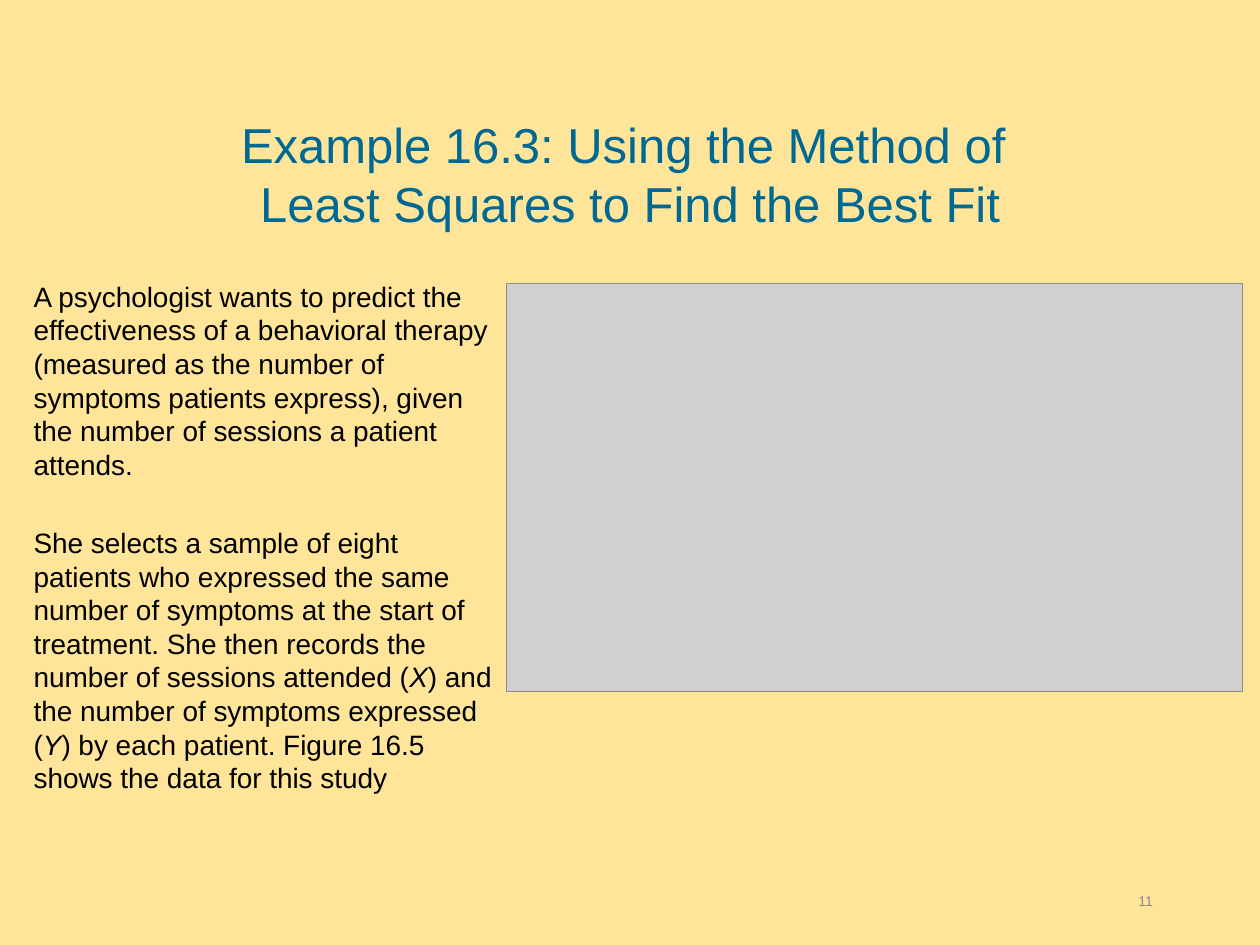
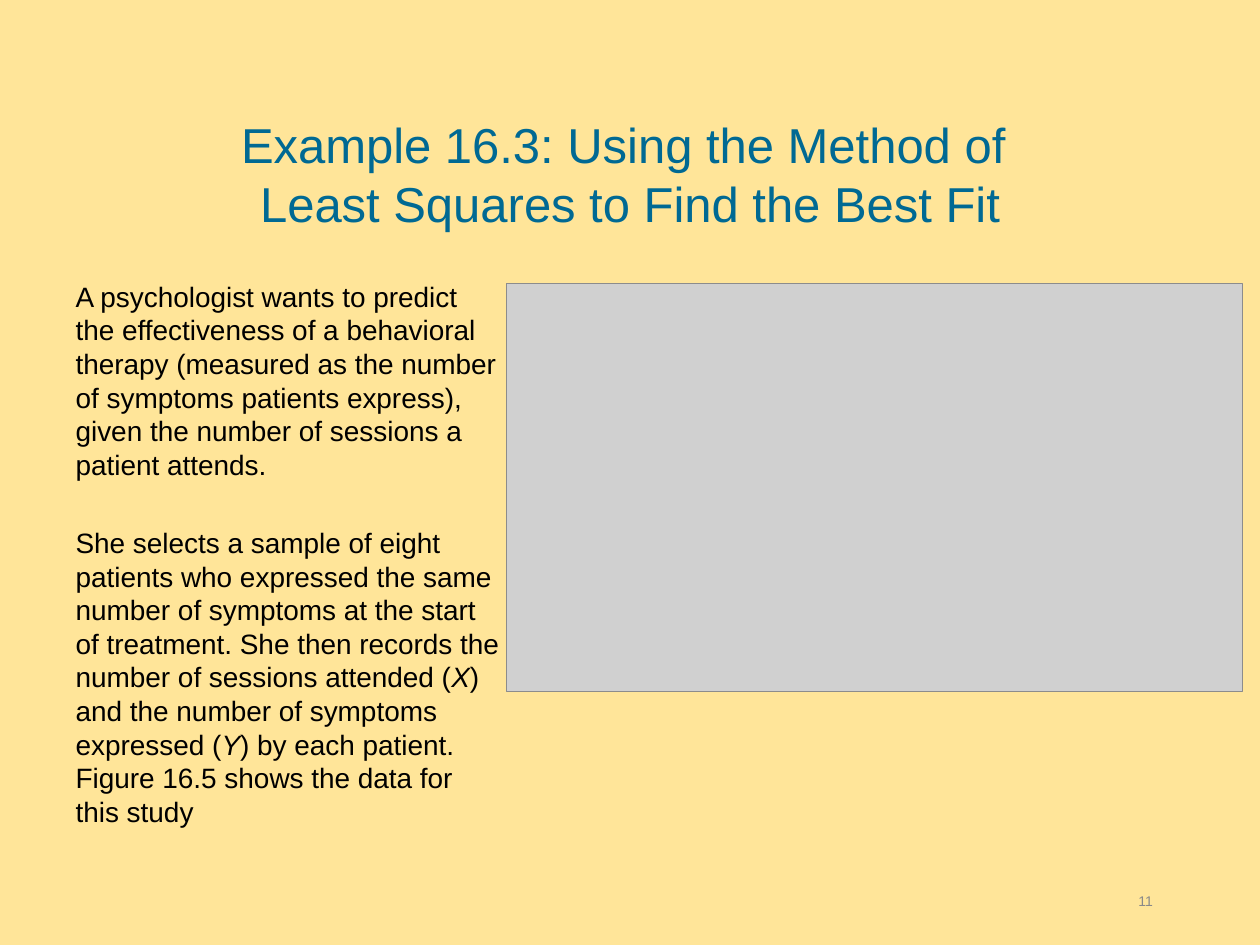
Before and after one commit to hejibo/Psychological-Statistics, a slide deck: slide 11 of Lecture 7_simple linear regression/Lecture 7 Slides-Linear Regression and Multiple Regression.pptx. Drawn at 1260x945 pixels with LibreOffice and Linux fonts; fonts in the diff are those of the drawing; grey boxes stand for pictures; background and template pictures are left out. Boxes give left, top, right and bottom in pixels: in the first picture for what was removed or moved away, otherwise in the second. Text is boxed around its words. In the diff, an @@ line names an element or a change of style, - is before the commit and + after.

```diff
--- a/Lecture 7_simple linear regression/Lecture 7 Slides-Linear Regression and Multiple Regression.pptx
+++ b/Lecture 7_simple linear regression/Lecture 7 Slides-Linear Regression and Multiple Regression.pptx
@@ text "A psychologist wants to predict ..." rewrapped from [34, 286, 492, 793] to [76, 286, 499, 827] @@
```
Also in this commit, not shown: 4 other slides changed, 2 slides added, 9 other files.
